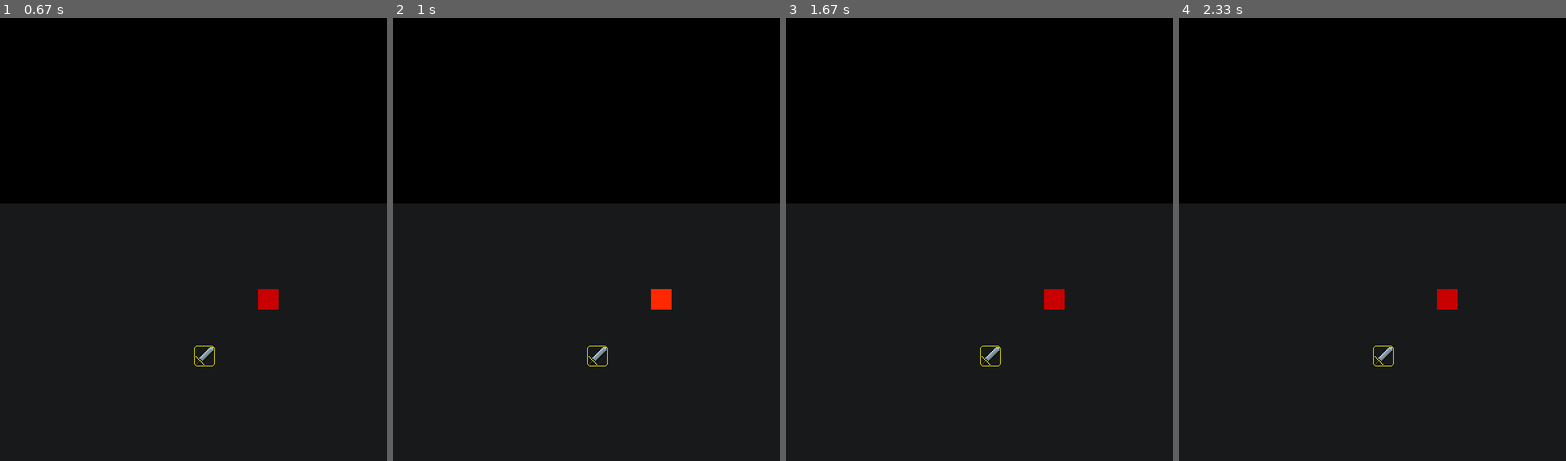
Above: before the commit, frames 1-4 (left to right).
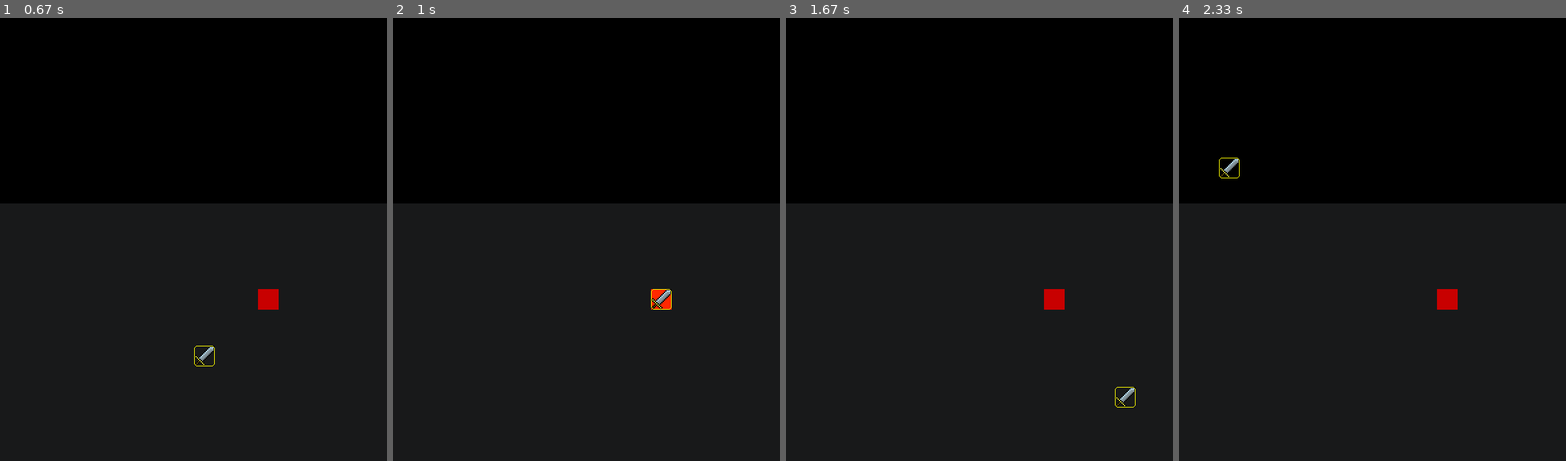
Above: after the commit, the same moments.

Repository: amirowns/starting
Game: pygame game, started from VSC_folder/anotherGAME.py
The game is run twice, just before and just after one commit, with the same random seed, the same clock (stepped at 60 frames per second) and the same inputs.
Inputs (mouse positions are in pixels of both pictures, inside the frame that each line leads up to):
- Up to frame 1 (0.67 s): press the mouse at (193, 204) at 0.37 s; move the mouse to (197, 279) at 0.47 s; release the mouse at (205, 354) at 0.6 s
- Up to frame 2 (1 s): click (660, 301) at 0.72 s
- Up to frame 3 (1.67 s): press the mouse at (1053, 301) at 1.2 s; move the mouse to (1087, 350) at 1.3 s; release the mouse at (1126, 398) at 1.43 s
- Up to frame 4 (2.33 s): press the mouse at (1519, 398) at 2.03 s; move the mouse to (1372, 283) at 2.13 s; release the mouse at (1229, 168) at 2.27 s

Frame 1 is identical in both runs. In frame 2, 0.2% of the frame differs, in the area x 50-72%, y 61-79%; in frame 3, 0.2%; in frame 4, 0.2%.

Commit message:
sword snaps to button and brightens

Diff:
--- a/VSC_folder/anotherGAME.py
+++ b/VSC_folder/anotherGAME.py
@@ -78,17 +78,19 @@
             elif event.type == pygame.MOUSEBUTTONDOWN:
                 if sword_rect.collidepoint(event.pos):
                     moving = True
-            elif event.type == pygame.MOUSEBUTTONUP:
-                moving = False
-                # if mouse button release and sword was moving, make the sword rect snap to center of the button
-                for button in MERGE_BUTTON_LIST:
-                    if button.rect.colliderect(sword_rect):
-                        sword_rect.center == button.rect.center
             elif event.type == pygame.MOUSEMOTION and moving:
                 #moves sword relative4 distance mouse moves
                     #sword_rect.move_ip(event.rel)
                 # makes the sword center the same as mouse position
                 sword_rect.center = pygame.mouse.get_pos()
+            elif event.type == pygame.MOUSEBUTTONUP:
+                moving = False
+                # if mouse button release and sword was moving, make the sword rect snap to center of the button
+                for button in MERGE_BUTTON_LIST:
+                    if button.hovered(mouse):
+
+                        sword_rect.center = button.rect.center
+
 
         # fills screen so old swords get covered
         screen.fill(BLACK)
